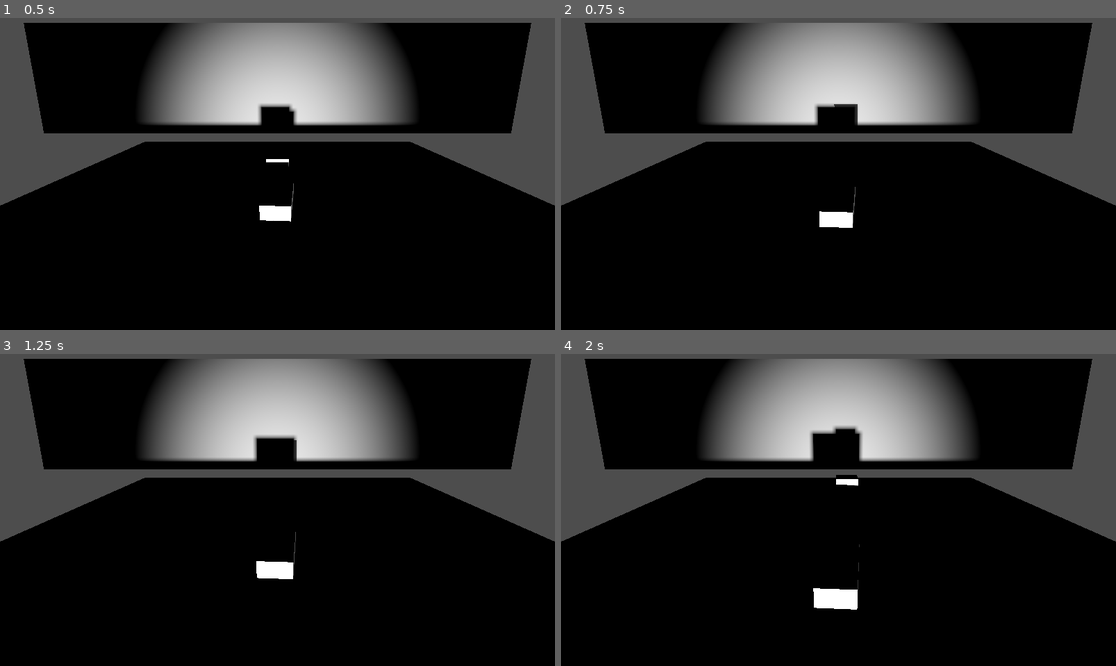
Above: before the commit, frames 1-4 (two rows, left to right).
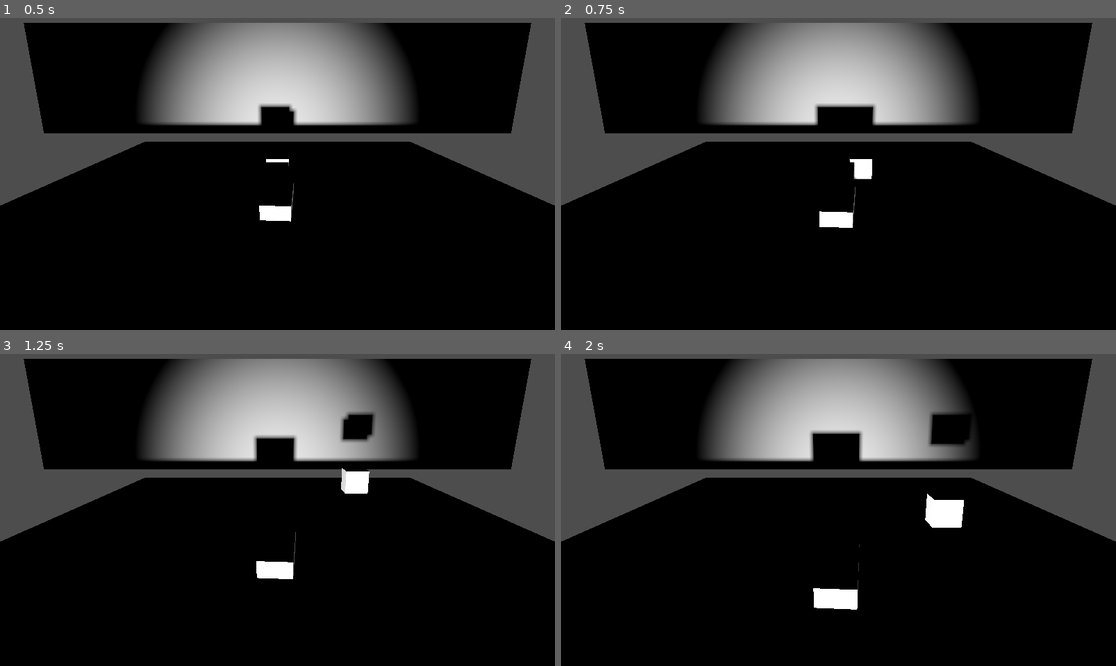
Above: after the commit, the same moments.

Repository: connorheyz/shadow-play
Game: Godot game, scene res://main_scene.tscn
The game is run twice, just before and just after one commit, with the same random seed, the same clock (stepped at 60 frames per second) and the same inputs.
Inputs:
- Up to frame 1 (0.5 s): no input
- Up to frame 2 (0.75 s): hold D (move_right) from 0.53 s (still down); tap E (switch_mode) at 0.6 s
- Up to frame 3 (1.25 s): keep holding D (move_right); tap Space (jump) at 0.77, 0.8, 1.07 s
- Up to frame 4 (2 s): release D (move_right) at 1.28 s; hold S (move_down) from 1.28 s (still down); tap Space (jump) at 1.35, 1.52, 1.82 s; tap E (switch_mode) at 1.55 s

Frame 1 is identical in both runs. In frame 2, 0.5% of the frame differs, in the area x 49-57%, y 27-52%; in frame 3, 1.0%; in frame 4, 1.6%, in the area x 48-74%, y 18-56%.
Error after the commit: Invalid assignment of property or key 'cast_shadow' with value of type 'int' on a base object of type 'Nil'. (res://main.gd:77)

Commit message:
drawing shadows with the built in shading

Diff:
--- a/connors_test_scene.tscn
+++ b/connors_test_scene.tscn
@@ -1,10 +1,9 @@
-[gd_scene load_steps=13 format=3 uid="uid://bfrw7ncmi8kga"]
+[gd_scene load_steps=12 format=3 uid="uid://bfrw7ncmi8kga"]
 
 [ext_resource type="Script" path="res://main.gd" id="1_kbriu"]
 [ext_resource type="Script" path="res://player.gd" id="2_anjr0"]
 [ext_resource type="Script" path="res://moving_platform.gd" id="3_uotrb"]
 [ext_resource type="Script" path="res://player_shadow.gd" id="4_8r0yv"]
-[ext_resource type="Texture2D" uid="uid://dj780f5vh17g8" path="res://shadow.png" id="5_qeaj6"]
 [ext_resource type="PackedScene" uid="uid://cadhsnp0cue1c" path="res://shadow_collider.tscn" id="6_3p03w"]
 
 [sub_resource type="BoxMesh" id="BoxMesh_1"]
@@ -20,12 +19,13 @@
 
 [sub_resource type="BoxShape3D" id="BoxShape3D_x2b6q"]
 
-[node name="Main" type="Node3D" node_paths=PackedStringArray("spotlight", "player", "player_shadow", "player_sprite", "shadow_collider")]
+[node name="Main" type="Node3D" node_paths=PackedStringArray("spotlight", "player", "player_mesh", "player_shadow", "player_collider", "shadow_collider")]
 script = ExtResource("1_kbriu")
 spotlight = NodePath("Spotlight")
 player = NodePath("Player3D")
+player_mesh = NodePath("Player3D/MeshInstance3D")
 player_shadow = NodePath("PlayerShadow")
-player_sprite = NodePath("PlayerShadow/Sprite3D")
+player_collider = NodePath("Player3D/CollisionShape3D")
 shadow_collider = NodePath("PlayerShadow/ShadowCollider")
 
 [node name="Camera3D" type="Camera3D" parent="."]
@@ -61,7 +61,7 @@
 shape = SubResource("BoxShape3D_1")
 
 [node name="Player3D" type="CharacterBody3D" parent="." groups=["Player"]]
-transform = Transform3D(1, 0, 0, 0, 1, 0, 0, 0, 1, 0, 1, 0)
+transform = Transform3D(1, 0, 0, 0, 1, 0, 0, 0, 1, 3, 1, 0)
 script = ExtResource("2_anjr0")
 
 [node name="MeshInstance3D" type="MeshInstance3D" parent="Player3D"]
@@ -71,7 +71,7 @@
 shape = SubResource("BoxShape3D_1")
 
 [node name="MovingPlatform" type="CharacterBody3D" parent="." groups=["Projectable"]]
-transform = Transform3D(0.222639, 0, 0.997242, 0, 0.5, 0, -2.99173, 0, 0.0742129, 0.041, 0.810345, 2.685)
+transform = Transform3D(3, 0, 0, 0, 1, 0, 0, 0, 1, 0.041, 1, 2.685)
 collision_layer = 5
 script = ExtResource("3_uotrb")
 
@@ -93,22 +93,18 @@
 spot_range = 35.489
 spot_attenuation = 0.0
 
-[node name="PlayerShadow" type="CharacterBody3D" parent="." node_paths=PackedStringArray("shadow_collider")]
-transform = Transform3D(1, 0, 0, 0, 1, 0, 0, 0, 1, -100, 2.233, 4.502)
+[node name="PlayerShadow" type="CharacterBody3D" parent="." node_paths=PackedStringArray("shadow_collider", "spotlight", "playerbody")]
+transform = Transform3D(1, 0, 0, 0, 1, 0, 0, 0, 1, -37.6903, 2.233, 4.502)
 collision_mask = 2
 script = ExtResource("4_8r0yv")
 shadow_collider = NodePath("ShadowCollider")
+spotlight = NodePath("../Spotlight")
+playerbody = NodePath("../Player3D")
 
 [node name="CollisionShape3D" type="CollisionShape3D" parent="PlayerShadow"]
 shape = SubResource("BoxShape3D_x2b6q")
 disabled = true
 
-[node name="Sprite3D" type="Sprite3D" parent="PlayerShadow"]
-transform = Transform3D(1, 0, 0, 0, 1, 0, 0, 0, 1, 0, 0, 0.01)
-modulate = Color(1, 1, 1, 0.717647)
-pixel_size = 0.1
-texture = ExtResource("5_qeaj6")
-
 [node name="ShadowCollider" parent="PlayerShadow" node_paths=PackedStringArray("spotlights", "back_wall") instance=ExtResource("6_3p03w")]
 spotlights = [NodePath("../../Spotlight")]
 vertices = Array[Vector3]([Vector3(-1, 1, 0), Vector3(1, -1, 0), Vector3(1, 1, 0), Vector3(-1, -1, 0)])
--- a/main.gd
+++ b/main.gd
@@ -3,8 +3,9 @@
 
 @export var spotlight: Node3D
 @export var player: Node3D
+@export var player_mesh: MeshInstance3D
 @export var player_shadow: CharacterBody3D
-@export var player_sprite: Sprite3D
+@export var player_collider: CollisionShape3D
 @export var shadow_collider: ShadowCollider
 @onready var back_wall: Node3D = $Stage/BackWall
 
@@ -12,6 +13,7 @@
 
 func _ready():
 	player_shadow.visible = false
+	player_shadow.is_active = false
 
 func _physics_process(_delta):
 	if Input.is_action_just_pressed("switch_mode"):
@@ -42,23 +44,6 @@
 
 	return Vector3(intersection.x, intersection.y, z_pos)
 
-func calculate_shadow_bounds(projected_points: Array) -> Dictionary:
-	var min_x = INF
-	var max_x = -INF
-	var min_y = INF
-	var max_y = -INF
-
-	for point in projected_points:
-		min_x = min(min_x, point.x)
-		max_x = max(max_x, point.x)
-		min_y = min(min_y, point.y)
-		max_y = max(max_y, point.y)
-
-	return {
-		"center": Vector2((min_x + max_x) / 2, (min_y + max_y) / 2),
-		"size": Vector2(max_x - min_x, max_y - min_y)
-	}
-
 func can_toggle_shadow_mode() -> bool:
 	var shape = player_shadow.get_child(0).shape
 	var params = PhysicsShapeQueryParameters3D.new()
@@ -77,30 +62,36 @@
 
 func attempt_toggle_shadow_mode():
 
-	update_shadow_projection()
-	shadow_mode = !shadow_mode
-
-	if shadow_mode:
+	if (!shadow_mode):
+		update_shadow_projection()
+		if (shadow_collider.test_offset(Vector3(0,0,0))):
+			return
+		shadow_mode = true
 		enter_shadow_mode()
 	else:
+		shadow_mode = false
 		exit_shadow_mode()
 
+
 func enter_shadow_mode():
-	player.visible = false
+	player_mesh.cast_shadow = GeometryInstance3D.SHADOW_CASTING_SETTING_SHADOWS_ONLY
+	player_collider.disabled = true
+	player.enabled = false
 
 	# Enable shadow physics and disable normal collider
 	player_shadow.set_physics_process(true)
 	player_shadow.visible = true
+	player_shadow.is_active = true
 
 func exit_shadow_mode():
 	# Calculate new player position
-	var new_pos = calculate_player_position_from_shadow(player_shadow.global_position)
-
-	player.global_position = new_pos
-	player.visible = true
+	player_mesh.cast_shadow = GeometryInstance3D.SHADOW_CASTING_SETTING_ON
+	player_collider.disabled = false
+	player.enabled = true
 
 	player_shadow.set_physics_process(false)
 	player_shadow.visible = false
+	player_shadow.is_active = false
 
 func calculate_player_position_from_shadow(shadow_pos: Vector3) -> Vector3:
 	var light_pos = spotlight.global_position
@@ -127,8 +118,7 @@
 
 	var corners = get_object_corners(player)
 	var projected_corners = []
-
-	shadow_collider.vertices = []
+	var rel_projected_points: Array[Vector3] = []
 
 	var center = Vector3(0, 0, 0)
 
@@ -140,15 +130,12 @@
 	center /= len(corners)
 
 	for corner in projected_corners:
-		print(corner - center)
-		shadow_collider.vertices.append(corner - center)
+		rel_projected_points.append(corner - center)
 
-	var bounds = calculate_shadow_bounds(projected_corners)
+	shadow_collider.vertices = rel_projected_points
 
 	player_shadow.global_position = Vector3(
 		center.x,
 		center.y,
 		back_wall.global_position.z + back_wall.scale.z/2
 	)
-
-	player_shadow.scale = Vector3(bounds.size.x, bounds.size.y, 0.1)
--- a/player.gd
+++ b/player.gd
@@ -4,10 +4,12 @@
 const SPEED = 5.0
 const JUMP_VELOCITY = 4.5
 
+var enabled = true
+
 var gravity = ProjectSettings.get_setting("physics/3d/default_gravity")
 
 func _physics_process(delta):
-	if not visible:
+	if not enabled:
 		return
 
 	if not is_on_floor():
--- a/player_shadow.gd
+++ b/player_shadow.gd
@@ -1,11 +1,17 @@
 extends CharacterBody3D
 
 @export var SPEED = 10.0
-@export var JUMP_FORCE = 7.0
+@export var JUMP_FORCE = 10.0
 var JUMP_SPEED = 0
 @export var GRAVITY_ACCEL = 15
 var GRAVITY_SPEED = 0
 @export var shadow_collider: ShadowCollider
+@export var spotlight: SpotLight3D
+
+@export var playerbody: Player3D
+var playerbody_linked = true
+
+var is_active = false
 
 var object_should_move = false
 var normal
@@ -14,40 +20,48 @@
 	shadow_collider.body_collided.connect(_move_object)
 
 func _move_object(hit_normal: Vector3, other: Node3D):
-	print("object hit with normal = ", normal)
 	object_should_move = true
-	normal = hit_normal
+	normal = Vector2(hit_normal.x, hit_normal.y)
+
+func move_step(direction: Vector2, override: bool):
+	var new_dimension = Vector3(direction.x, direction.y, 0)
+	if override:
+		position = position + new_dimension
+		move_playerbody(direction)
+		return true
+	if (!shadow_collider.test_offset(new_dimension)):
+		position = position + new_dimension
+		if (playerbody_linked):
+			move_playerbody(direction)
+		return true
+	return false
+
+func move_playerbody(direction: Vector2):
+	var vel_scale = (playerbody.global_position-spotlight.global_position).length()/(global_position - spotlight.global_position).length()
+	playerbody.position += Vector3(direction.x, direction.y, 0) * vel_scale
 
 func _physics_process(delta):
 
+	if (!is_active):
+		return
+
 	if (object_should_move):
-		position += normal * delta
+		move_step(normal * delta, true)
 		object_should_move = false
 
 	if Input.is_action_just_pressed("jump"):
 		JUMP_SPEED = JUMP_FORCE
 
-	var offset = Vector3(0, 0, 0)
+	var jump_dir = Vector2(0, 0)
 
 	GRAVITY_SPEED += GRAVITY_ACCEL * delta
-	offset.y -= GRAVITY_SPEED * delta
-	offset.y += JUMP_SPEED * delta
+	jump_dir.y -= GRAVITY_SPEED * delta
+	jump_dir.y += JUMP_SPEED * delta
 
-	if (!shadow_collider.test_offset(offset)):
-		position = position + offset
-	else:
+	if (!move_step(jump_dir, false)):
 		GRAVITY_SPEED = 0
 		JUMP_SPEED = 0
 
-	offset = Vector3(0, 0, 0)
-
-	var direction = Input.get_axis("move_left", "move_right")
-	offset.x = direction * SPEED * delta
-
-	if (!shadow_collider.test_offset(offset)):
-		position = position + offset
-
-	offset = Vector3(0, 0, 0)
-
-	if (!shadow_collider.test_offset(offset)):
-		position = position + offset
+	var mov_dir = Vector2(0, 0)
+	mov_dir.x = Input.get_axis("move_left", "move_right") * SPEED * delta
+	move_step(mov_dir, false)
--- a/project.godot
+++ b/project.godot
@@ -14,6 +14,10 @@
 run/main_scene="res://main_scene.tscn"
 config/features=PackedStringArray("4.3", "Forward Plus")
 config/icon="res://icon.svg"
+
+[editor_plugins]
+
+enabled=PackedStringArray("res://addons/gdDelaunay/plugin.cfg")
 
 [input]
 
